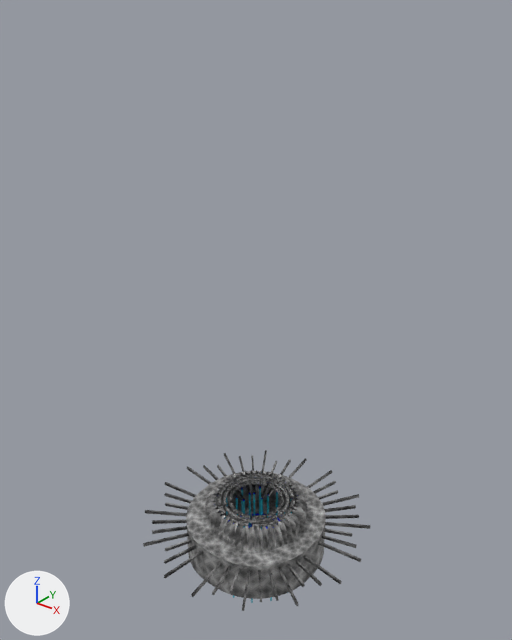
The FBX model Assets/MOON TEMPLE.fbx as it was, and as the next commit left it.
Before and after are seen from a 50 mm lens placed at (171.1, -213.9, 267.2), pointed at (-3.1, 3.8, 132.2). Arrows for +X, +Y and +Z are at lower left; the lights stay in place. Where no turn or scale is listed for an object, it has been applied to the vertices.

In view in the first picture: 'Ring 1', 'Temple'.
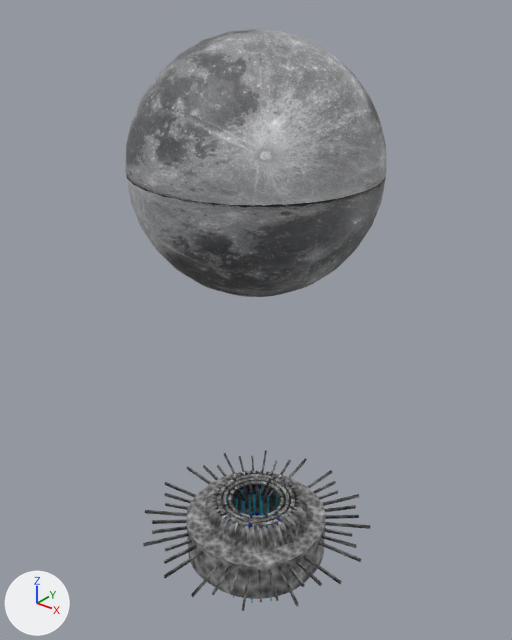
Pixel boxes (x1, y1, x2, y2) of what changed, in the pictures (512 x 640 px):
```json
{"object": "Moon", "change": "added", "after": [126, 29, 386, 297]}
```

Edits to the scene script, one JSON object a line:
```json
{"op": "add", "block": "img_moon_png", "code": ["img_moon_png = load_image('moon.png', 'moon/moon.png', 942, 938, 'sRGB')"]}
{"op": "add", "block": "mat_moon", "code": ["mat_moon = principled_material('moon')", "mat_moon.texture = img_moon_png"]}
{"op": "add", "block": "me_sphere", "code": ["me_sphere = bpy.data.meshes.new('Sphere')", "me_sphere.from_pydata(...)  # a UV sphere (32 segments, 16 rings, poles along z) spanning x -50.0..50.0, y -50.0..50.0, z 150.0..250.0", "me_sphere.materials.append(mat_moon)  # picture img_moon_png"]}
{"op": "add", "block": "ob_moon", "code": ["ob_moon = bpy.data.objects.new('Moon', me_sphere)", "ob_moon.location = (0.0, 0.0, 0.0)"]}
```
